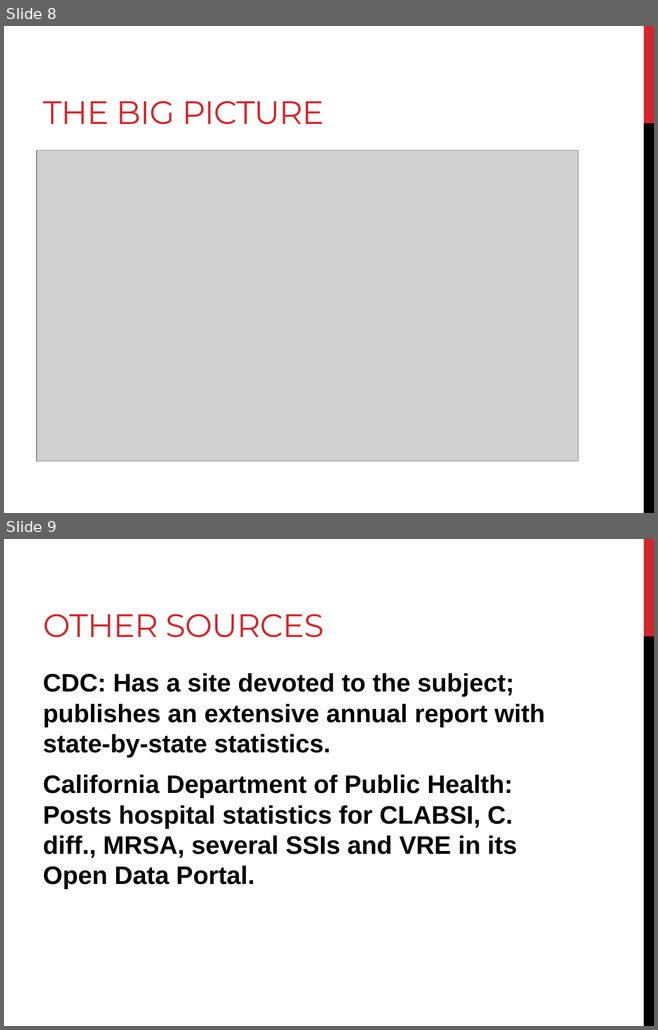
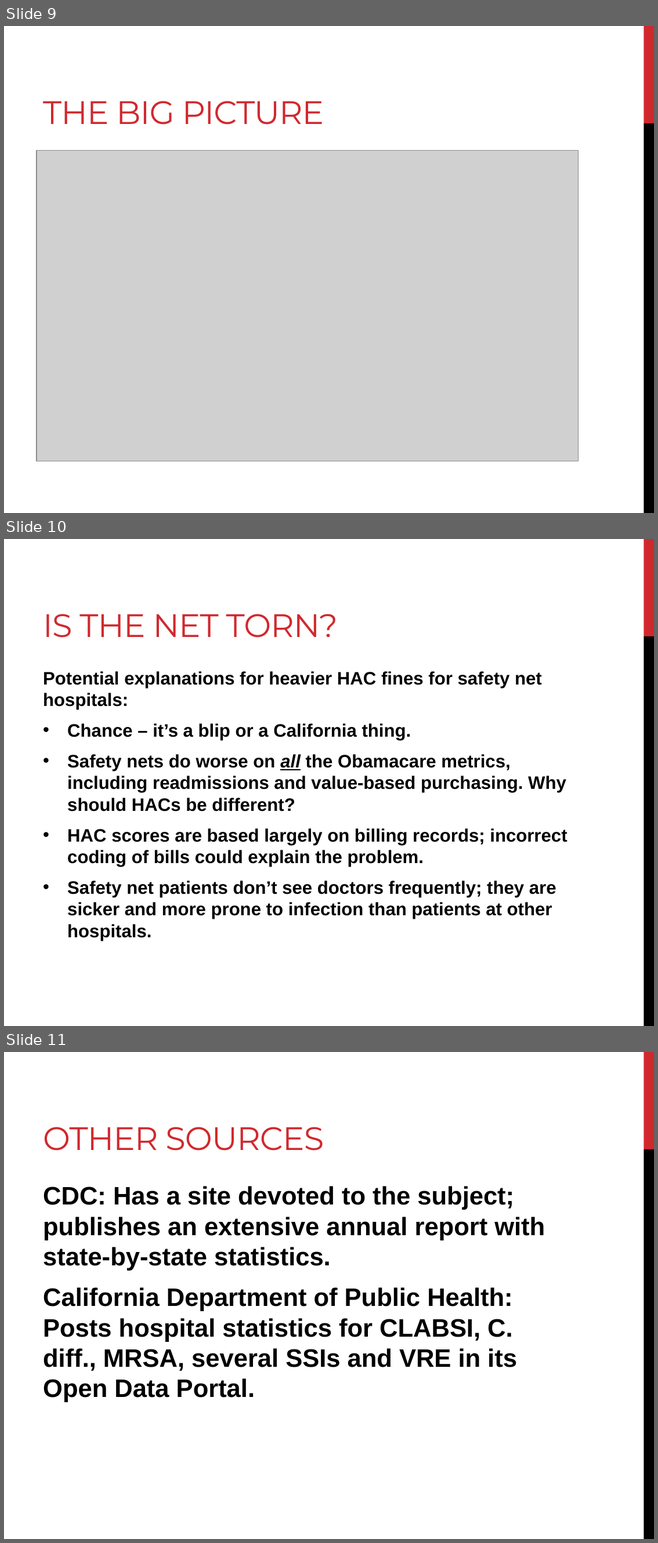
Before and after one commit to roncampbell/Hospital-Infections, a slide deck: HAC presentation.pptx. Shown one above the other, each under a label of ours: slides 8 and 9 before the commit, slides 9, 10 and 11 after it. The pictures are 658x1030 and 658x1543 pixels, drawn with LibreOffice and Linux fonts; fonts in the diff are those of the drawing; grey boxes stand for pictures. Boxes give left, top, right and bottom in pixels: in the first picture for what was removed or moved away, otherwise in the second. Text is boxed around its words. In the diff, an @@ line names an element or a change of style, - is before the commit and + after.

```diff
--- a/HAC presentation.pptx
+++ b/HAC presentation.pptx
@@ slide 10 added at [4, 539, 654, 1026], background #FFFFFF; not listed: 2 template elements that a slide beside it also shows @@
@@ title added at [43, 614, 338, 638], 36 pt, text #D1282E @@
+IS THE NET TORN?
@@ text added at [43, 671, 567, 941], 20 pt, text #000000, bold @@
+Potential explanations for heavier HAC fines for safety net hospitals:
+• Chance – it’s a blip or a California thing.
+• Safety nets do worse on all the Obamacare metrics, including readmissions and value-based purchasing. Why should HACs be different?
+• HAC scores are based largely on billing records; incorrect coding of bills could explain the problem.
+• Safety net patients don’t see doctors frequently; they are sicker and more prone to infection than patients at other hospitals.
@@ what was slide 8 is now slide 9 @@
@@ what was slide 9 is now slide 11 @@
```
Also in this commit, not shown: 1 slide changed, 1 other slide added.
